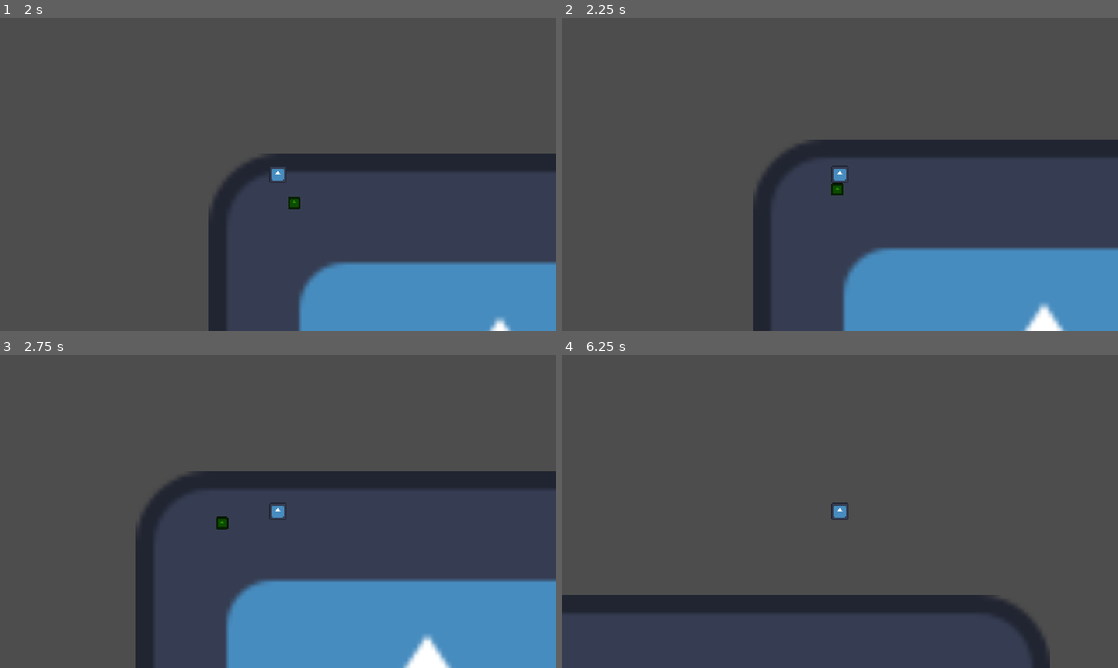
Above: before the commit, frames 1-4 (two rows, left to right).
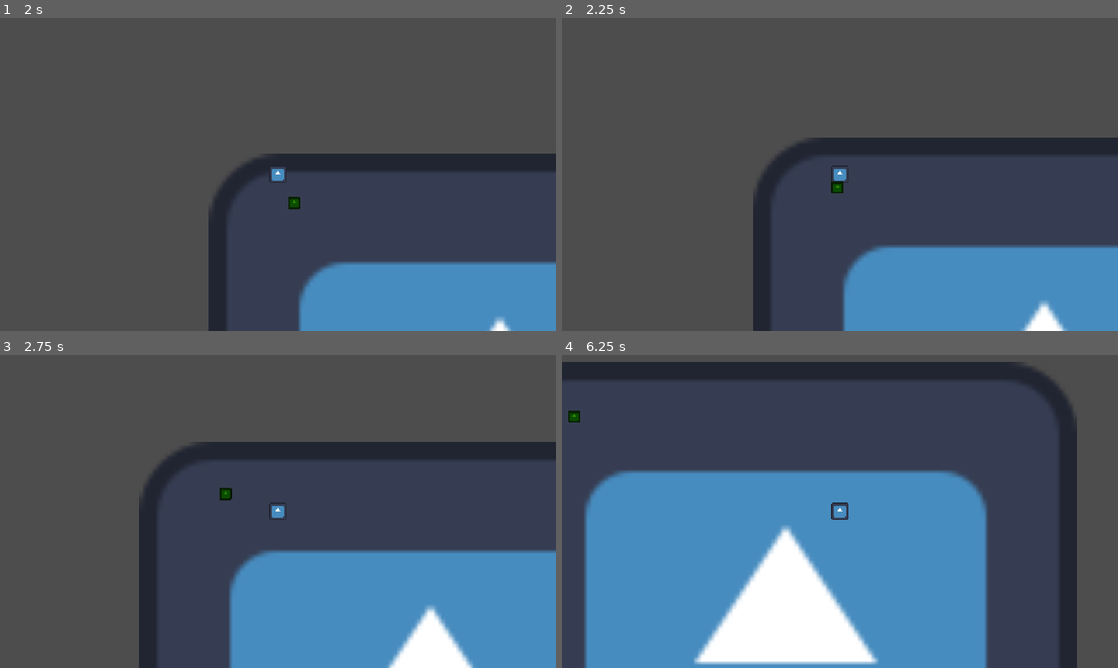
Above: after the commit, the same moments.

Repository: ungoabi/GMTK-GameJam-2026
Game: Godot game, scene res://scenes/main/main.tscn
The game is run twice, just before and just after one commit, with the same random seed, the same clock (stepped at 60 frames per second) and the same inputs. The engine's default icon, where the game draws it, is replaced by a stand-in: a white triangle on a blue panel in a dark square.
Inputs:
- Up to frame 1 (2 s): tap Enter at 0.5 s; hold D (move_right) 0.53-1.28 s; hold S (move_down) from 1.28 s (still down)
- Up to frame 2 (2.25 s): release S (move_down) at 2.03 s; hold D (move_right) from 2.03 s (still down)
- Up to frame 3 (2.75 s): keep holding D (move_right)
- Up to frame 4 (6.25 s): release D (move_right) at 2.78 s; hold W (move_up) 2.78-3.53 s; hold A (move_left) 3.53-5.03 s; hold S (move_down) 5.03-5.78 s; hold D (move_right) from 5.78 s (still down)

Frame 1 is identical in both runs. In frame 2, 1.3% of the frame differs, in the area x 44-100%, y 38-100%; in frame 3, 17%; in frame 4, 55%, in the area x 0-93%, y 2-100%.

Commit message:
set collision layers and masks of objects

Diff:
--- a/project.godot
+++ b/project.godot
@@ -55,6 +55,13 @@
 ]
 }
 
+[layer_names]
+
+2d_physics/layer_1="World"
+2d_physics/layer_2="Player"
+2d_physics/layer_3="Enemy"
+2d_physics/layer_4="Civilian"
+
 [physics]
 
 3d/physics_engine="Jolt Physics"
--- a/scenes/entities/civilian/civilian.tscn
+++ b/scenes/entities/civilian/civilian.tscn
@@ -7,6 +7,7 @@
 [sub_resource type="CircleShape2D" id="CircleShape2D_fglp6"]
 
 [node name="Civilian" type="CharacterBody2D" unique_id=2128872988]
+collision_layer = 8
 script = ExtResource("1_tgd0v")
 
 [node name="Sprite2D" type="Sprite2D" parent="." unique_id=1355216786]
--- a/scenes/entities/enemy/enemy.tscn
+++ b/scenes/entities/enemy/enemy.tscn
@@ -7,6 +7,7 @@
 [sub_resource type="CircleShape2D" id="CircleShape2D_fglp6"]
 
 [node name="Enemy" type="CharacterBody2D" unique_id=539600628]
+collision_layer = 4
 script = ExtResource("1_6fawb")
 
 [node name="Sprite2D" type="Sprite2D" parent="." unique_id=218686231]
--- a/scenes/level/mothership/mother_ship.tscn
+++ b/scenes/level/mothership/mother_ship.tscn
@@ -12,6 +12,7 @@
 texture = ExtResource("1_yq7fg")
 
 [node name="Area2D" type="Area2D" parent="." unique_id=411346361]
+collision_mask = 2
 
 [node name="CollisionShape2D" type="CollisionShape2D" parent="Area2D" unique_id=46004730]
 position = Vector2(0, 5)
--- a/scenes/player/player.tscn
+++ b/scenes/player/player.tscn
@@ -7,6 +7,7 @@
 [sub_resource type="CircleShape2D" id="CircleShape2D_fglp6"]
 
 [node name="Player" type="CharacterBody2D" unique_id=2040856127]
+collision_layer = 2
 script = ExtResource("1_lxlh8")
 
 [node name="Sprite2D" type="Sprite2D" parent="." unique_id=775975958]
